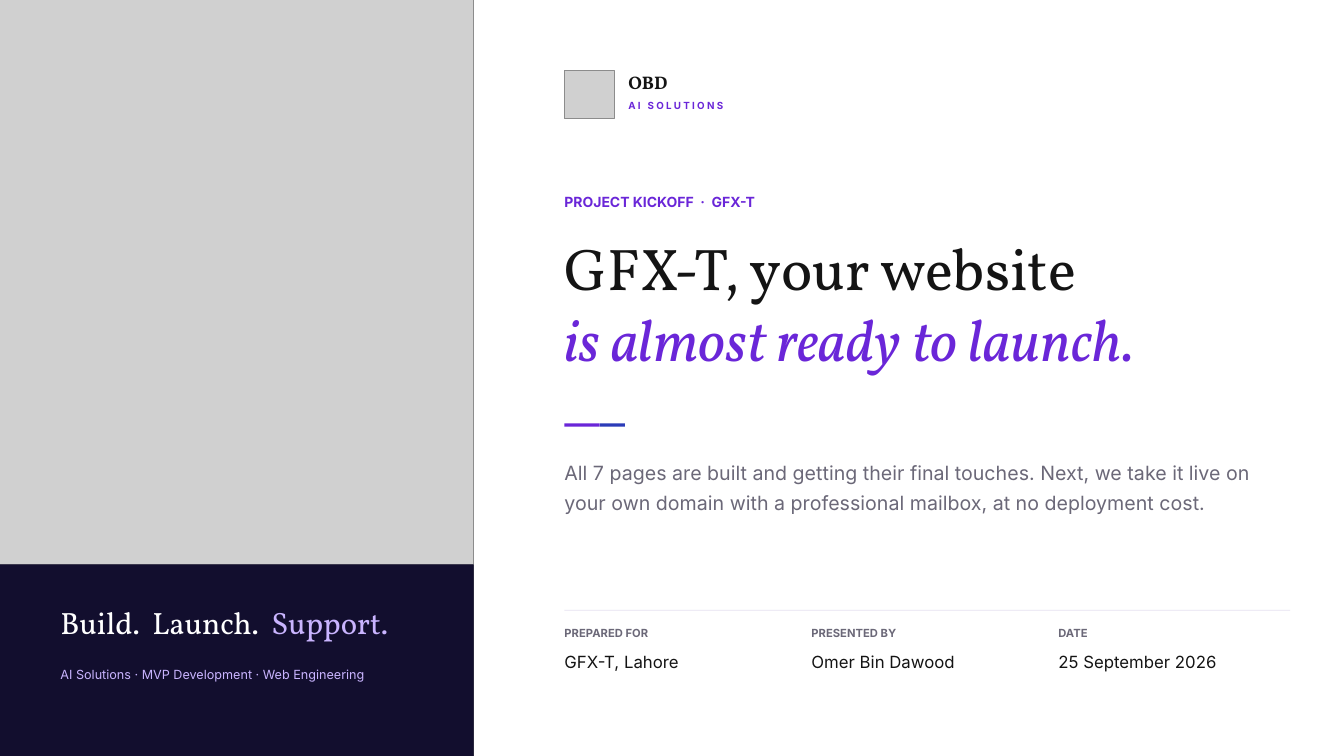
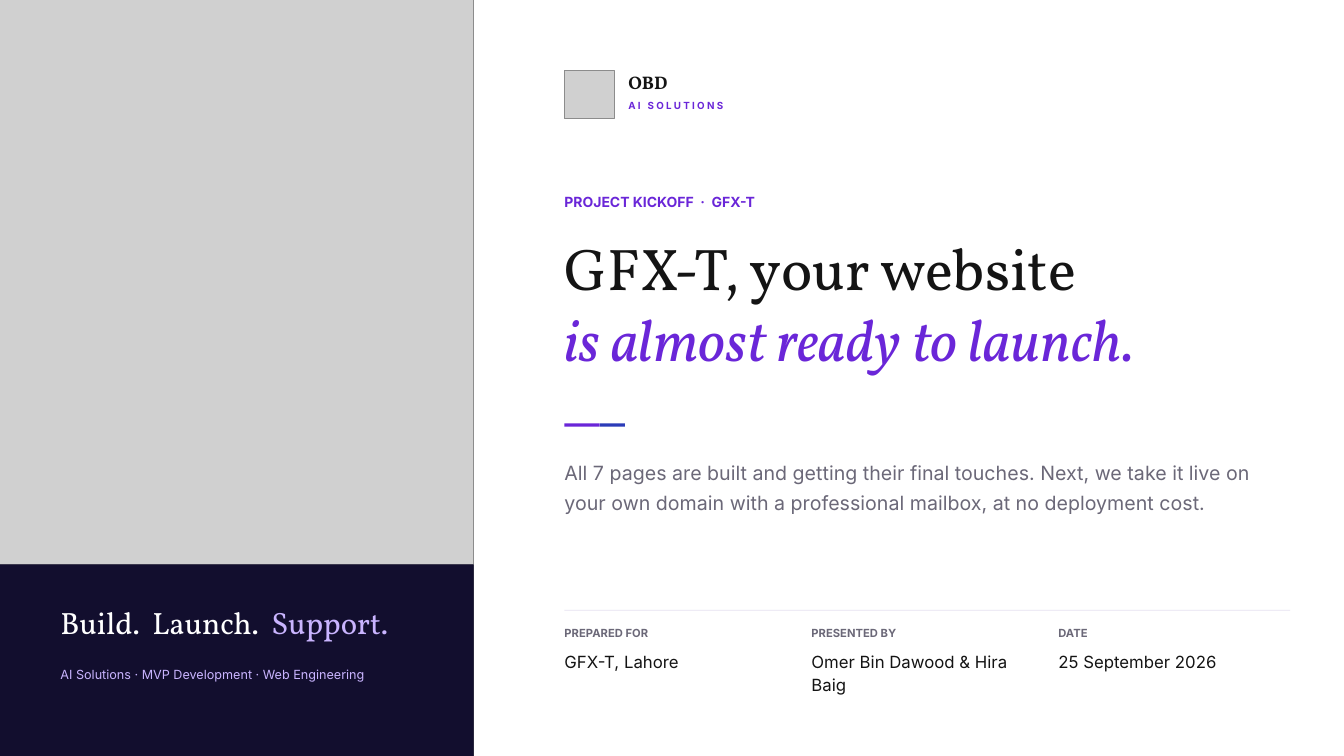
Before and after one commit to dev-qaamqaaj/website-docs, a slide deck: slide 1 of GFX-T Onboarding Kit/PPT/00 - Kickoff Deck.pptx. Drawn at 1344x756 pixels with LibreOffice and Linux fonts; fonts in the diff are those of the drawing; grey boxes stand for pictures. Boxes give left, top, right and bottom in pixels: in the first picture for what was removed or moved away, otherwise in the second. Text is boxed around its words. In the diff, an @@ line names an element or a change of style, - is before the commit and + after.

```diff
--- a/GFX-T Onboarding Kit/PPT/00 - Kickoff Deck.pptx
+++ b/GFX-T Onboarding Kit/PPT/00 - Kickoff Deck.pptx
@@ text at box(811, 655, 1007, 695): text changed @@
-Omer Bin Dawood
+Omer Bin Dawood & Hira Baig
```
Also in this commit, not shown: 3 other slides changed, 19 other files.
